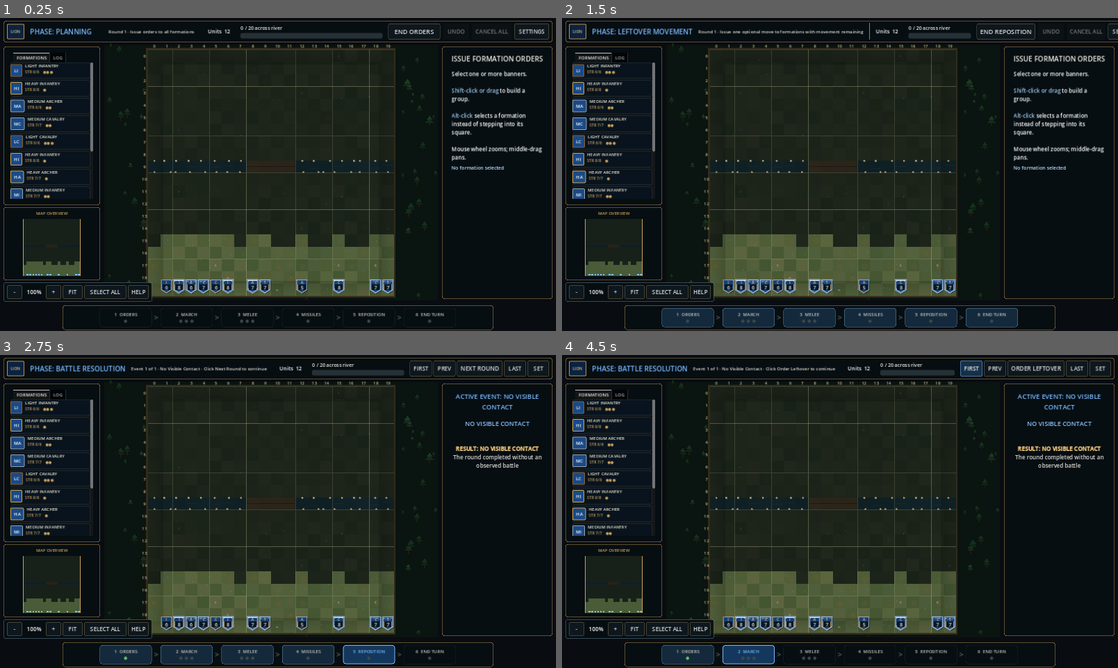
Above: before the commit, frames 1-4 (two rows, left to right).
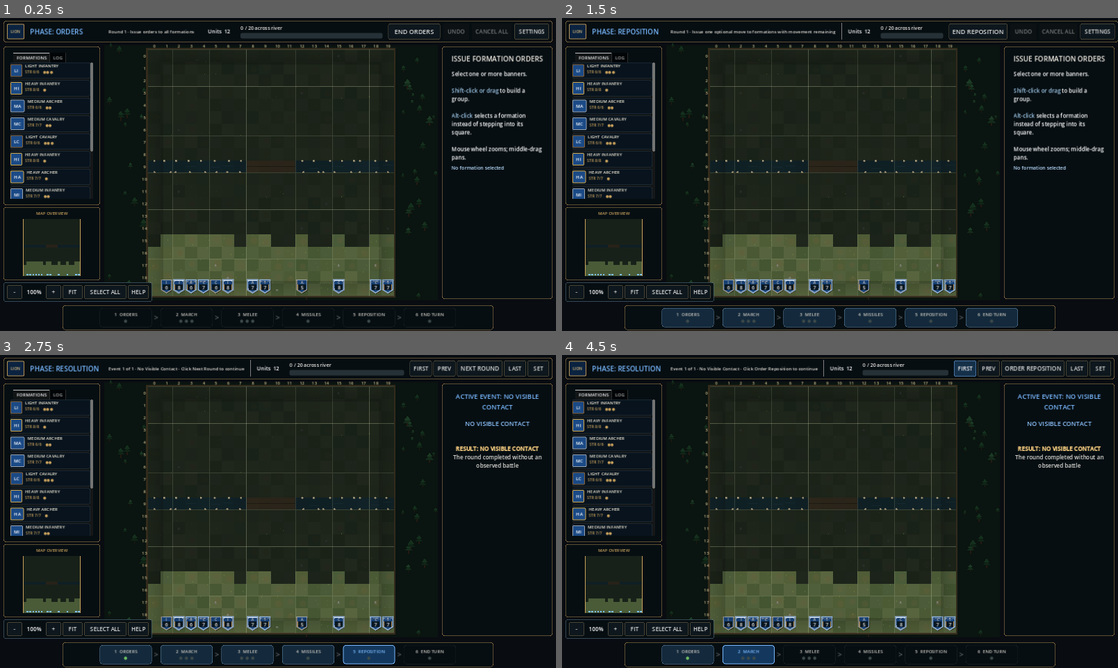
Above: after the commit, the same moments.

Repository: lucashald/stratego
Game: Godot game, scene res://scenes/main.tscn
The game is run twice, just before and just after one commit, with the same random seed, the same clock (stepped at 60 frames per second) and the same inputs.
Inputs:
- Up to frame 1 (0.25 s): no input
- Up to frame 2 (1.5 s): click "END ORDERS" at 0.5 s; click "ORDER LEFTOVER" (after the commit: "ORDER REPOSITION") at 1.25 s
- Up to frame 3 (2.75 s): click "END REPOSITION" at 2 s
- Up to frame 4 (4.5 s): click "NEXT ROUND" at 2.75 s; click "END ORDERS" at 3.5 s; click "FIRST" at 4.25 s

The runs differ from the first frame. In frame 1, 0.1% of the frame differs, in the area x 10-17%, y 3-6%; in frame 2, 1.0%, in the area x 10-100%, y 0-8%; in frame 3, 0.5%; in frame 4, 0.9%.

Commit message:
Align phase names across the interface
Planning, Leftover Movement and Battle Resolution now read as Orders,
Reposition and Resolution wherever a player sees them, matching the phase bar
and the plan. Engine constants are untouched: PHASE_LEFTOVER_PLANNING and the
rest are written into replays and the state serializer.

The screenshot harness gains --resolve so the resolution-phase panels can be
checked as well as the order phase.

Co-Authored-By: Claude Opus 5 <noreply@anthropic.com>

Diff:
--- a/new/scripts/main.gd
+++ b/new/scripts/main.gd
@@ -1013,7 +1013,7 @@
 	if replay_view_mode:
 		return "FINISH REPLAY"
 	if game.phase == StrategoGame.PHASE_LEFTOVER_PLANNING:
-		return "ORDER LEFTOVER"
+		return "ORDER REPOSITION"
 	if not game.game_over and game.phase == StrategoGame.PHASE_PLANNING:
 		return "NEXT ROUND"
 	return "FINISH"
@@ -1040,7 +1040,7 @@
 		if piece_id >= 0 and piece_id < game.pieces.size():
 			var piece: Dictionary = game.pieces[piece_id]
 			piece_text = "%s\n%s" % [game.player_name(int(piece.player)).to_upper(), game.piece_description(piece)]
-		battle_body.text = "[center][color=#f2b15b][font_size=19]LEFTOVER MOVEMENT[/font_size][/color]\n\n%s\n\n%s  ->  %s\n\n[color=#efc77c][b]MOVE COMPLETED[/b][/color][/center]" % [piece_text, str(event.get("from", Vector2i.ZERO)), str(event.get("to", Vector2i.ZERO))]
+		battle_body.text = "[center][color=#f2b15b][font_size=19]REPOSITION[/font_size][/color]\n\n%s\n\n%s  ->  %s\n\n[color=#efc77c][b]MOVE COMPLETED[/b][/color][/center]" % [piece_text, str(event.get("from", Vector2i.ZERO)), str(event.get("to", Vector2i.ZERO))]
 		return
 	var content := "[center][color=#8fc4ff][font_size=18]%s[/font_size][/color][/center]\n\n" % _action_label(action)
 	var ids: Array = event.get("participants", [])
@@ -1181,7 +1181,7 @@
 		"ranged": return "RANGED ATTACK"
 		"bounce": return "COLLISION BOUNCE"
 		"retreat": return "RETREAT"
-		"leftover_move": return "LEFTOVER MOVEMENT"
+		"leftover_move": return "REPOSITION"
 		"no_contact": return "NO VISIBLE CONTACT"
 	return "MELEE COMBAT"
 
@@ -1292,7 +1292,7 @@
 	board_view.leftover_mode = enabled
 	if enabled and ranged_toggle.button_pressed:
 		ranged_toggle.button_pressed = false
-	group_move_title.text = "SET LEFTOVER MOVE" if enabled else "MOVE SELECTION"
+	group_move_title.text = "SET REPOSITION MOVE" if enabled else "MOVE SELECTION"
 	group_move_title.add_theme_color_override("font_color", Color("#f2b15b") if enabled else HUD_BLUE)
 	detail_label.text = "Leftover mode: choose one direction for every selected formation with unused movement." if enabled else "Main movement mode restored."
 	_update_inspector()
@@ -1435,7 +1435,7 @@
 	event_panel.visible = true
 	detail_toast.visible = false
 	if resolution_mode:
-		phase_title.text = "PHASE: BATTLE RESOLUTION"
+		phase_title.text = "PHASE: RESOLUTION"
 		phase_subtitle.text = "Verified replay events" if replay_view_mode else "Resolving movement collisions and combat"
 		_present_resolution_event()
 	elif replay_view_mode:
@@ -1445,10 +1445,10 @@
 		phase_title.text = "BATTLE COMPLETE"
 		phase_subtitle.text = "%s · %s" % [game.player_name(game.winner), game.end_reason.replace("_", " ")]
 	elif leftover_planning:
-		phase_title.text = "PHASE: LEFTOVER MOVEMENT"
+		phase_title.text = "PHASE: REPOSITION"
 		phase_subtitle.text = "Round %d · Issue one optional move to formations with movement remaining" % game.round_number
 	else:
-		phase_title.text = "PHASE: PLANNING"
+		phase_title.text = "PHASE: ORDERS"
 		phase_subtitle.text = "Round %d · Issue orders to all formations" % game.round_number
 	units_label.text = "Units  %d" % game.count_alive(StrategoGame.BLUE)
 	if game.scenario == StrategoGame.SCENARIO_BRIDGE:
@@ -1489,7 +1489,7 @@
 	board_view.interaction_enabled = planning and not read_only
 	if not resolution_mode:
 		_update_timeline(6 if leftover_planning or game.game_over else -1 if main_planning else 0)
-	group_move_title.text = "SET LEFTOVER MOVE" if leftover_planning else "MOVE SELECTION"
+	group_move_title.text = "SET REPOSITION MOVE" if leftover_planning else "MOVE SELECTION"
 	group_move_title.add_theme_color_override("font_color", Color("#f2b15b") if leftover_planning else HUD_BLUE)
 	_update_inspector()
 	if update_detail and game.game_over:
--- a/new/scripts/screenshot.gd
+++ b/new/scripts/screenshot.gd
@@ -13,6 +13,7 @@
 var _main: Node = null
 var _started := false
 var _reveal := false
+var _resolve := false
 
 
 func _initialize() -> void:
@@ -22,6 +23,8 @@
 	_scenario = String(arguments.get("scenario", _scenario))
 	# Fog leaves most of the board dark, which hides the very layout being checked.
 	_reveal = String(arguments.get("reveal", "0")) == "1"
+	# Play a round so the resolution-phase panels can be checked too.
+	_resolve = String(arguments.get("resolve", "0")) == "1"
 	# In a SceneTree script `root` is the Window itself.
 	root.size = Vector2i(int(arguments.get("width", 1600)), int(arguments.get("height", 900)))
 	var packed: PackedScene = load("res://scenes/main.tscn")
@@ -38,6 +41,8 @@
 			_main.start_bridge_game()
 		elif _main.has_method("start_meeting_game"):
 			_main.start_meeting_game()
+		if _resolve:
+			_main.call_deferred("_on_ready_pressed")
 	if _started and _reveal and _main.get("board_view") != null:
 		_main.board_view.reveal_all = true
 		_main.board_view.queue_redraw()
--- a/new/tests/test_runner.gd
+++ b/new/tests/test_runner.gd
@@ -469,7 +469,7 @@
 	_expect(game.phase == StrategoGame.PHASE_LEFTOVER_PLANNING and game.round_number == 1, "the round pauses for leftover orders after ranged attacks")
 	var presenter: Control = load("res://scripts/main.gd").new()
 	presenter.game = game
-	_expect(presenter._resolution_completion_label() == "ORDER LEFTOVER", "the final main-resolution button clearly opens leftover ordering")
+	_expect(presenter._resolution_completion_label() == "ORDER REPOSITION", "the final main-resolution button names the reposition phase it opens")
 	presenter.free()
 	var order_result := game.set_leftover_order(StrategoGame.RED, mover, Vector2i(4, 2))
 	_expect(bool(order_result.get("ok", false)) and game.pieces[mover].position == Vector2i(4, 3), "leftover orders are issued from the formation's resolved position")
